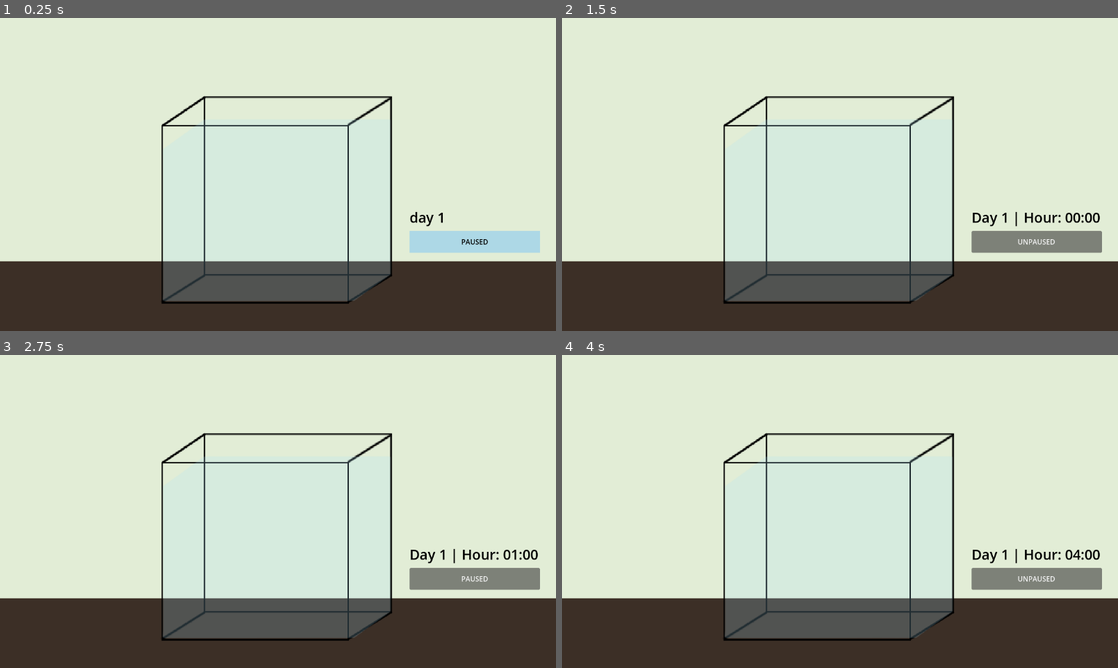
Above: before the commit, frames 1-4 (two rows, left to right).
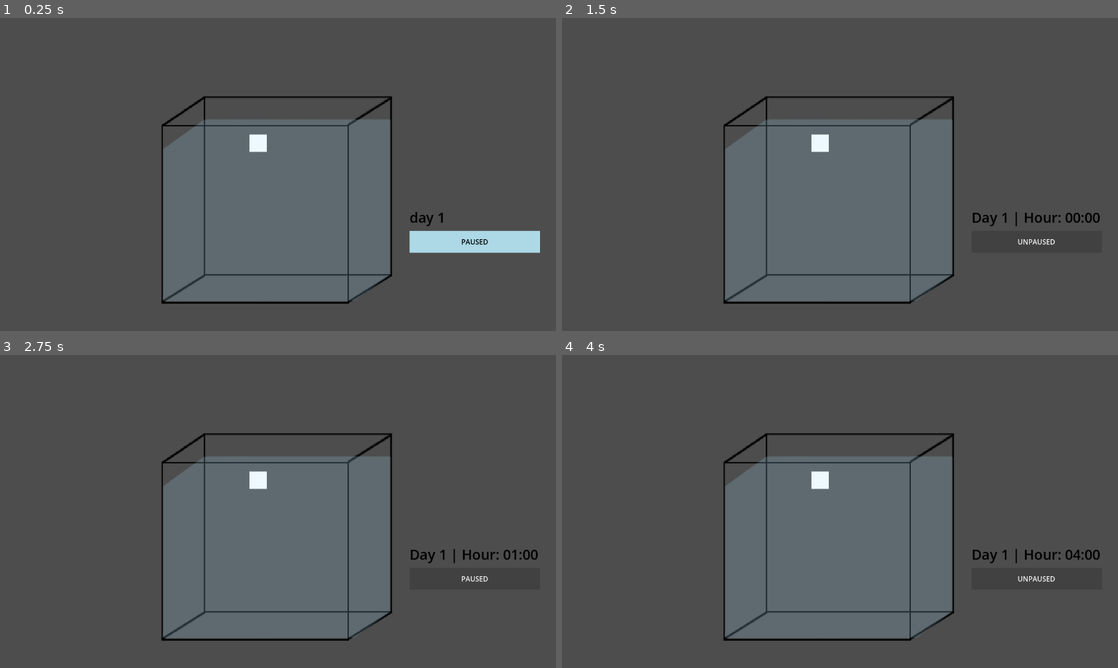
Above: after the commit, the same moments.

Repository: jac192133/Ecobana
Game: Godot game, scene res://scenes/RoomScene.tscn
The game is run twice, just before and just after one commit, with the same random seed, the same clock (stepped at 60 frames per second) and the same inputs.
Inputs:
- Up to frame 1 (0.25 s): no input
- Up to frame 2 (1.5 s): tap Enter at 0.5 s; click "PAUSED" at 1.25 s
- Up to frame 3 (2.75 s): click "UNPAUSED" at 2 s
- Up to frame 4 (4 s): tap Space (pause_toggle) at 2.75 s

The runs differ from the first frame. In frame 1, 97% of the frame differs, in the area x 0-100%, y 0-100%; in frame 2, 99%; in frame 3, 99%; in frame 4, 99%.

Commit message:
dynamic wall table concept

Diff:
--- a/godotecobana/scenes/RoomScene.tscn
+++ b/godotecobana/scenes/RoomScene.tscn
@@ -1,7 +1,5 @@
-[gd_scene load_steps=10 format=3 uid="uid://enjmj0ap4g8g"]
+[gd_scene load_steps=8 format=3 uid="uid://enjmj0ap4g8g"]
 
-[ext_resource type="Texture2D" uid="uid://2d2snvea8v4" path="res://assets/wall.png" id="1_fvtvw"]
-[ext_resource type="Texture2D" uid="uid://doa00vl4xw2uf" path="res://assets/table.png" id="3_73a6n"]
 [ext_resource type="Texture2D" uid="uid://cv2pyir3wuadn" path="res://assets/tank.png" id="4_vtdbg"]
 [ext_resource type="Texture2D" uid="uid://cmwfw2bvbrch2" path="res://assets/water.png" id="5_6y8bk"]
 [ext_resource type="Shader" path="res://shaders/water_shader.gdshader" id="5_ars8m"]
@@ -19,27 +17,17 @@
 texture_repeat = 1
 position = Vector2(574, 268)
 
-[node name="Wall" type="Sprite2D" parent="."]
-position = Vector2(95, -4)
-scale = Vector2(1.19219, 1.06667)
-texture = ExtResource("1_fvtvw")
+[node name="Wall" type="ColorRect" parent="."]
+anchors_preset = -1
+anchor_right = 1.0
+anchor_bottom = 1.0
+grow_horizontal = 2
+grow_vertical = 2
+color = Color(1, 0.854902, 0.72549, 1)
 
-[node name="Table" type="Sprite2D" parent="."]
-position = Vector2(84, 368.5)
-scale = Vector2(1.22656, 1.065)
-texture = ExtResource("3_73a6n")
-
-[node name="Tank" type="Sprite2D" parent="."]
-position = Vector2(90, 193)
-scale = Vector2(1.56255, 1.61625)
-texture = ExtResource("4_vtdbg")
-
-[node name="Water" type="Sprite2D" parent="Tank"]
-z_index = 3
-material = SubResource("ShaderMaterial_b8m4u")
-position = Vector2(-19.1368, -12.5452)
-scale = Vector2(0.199657, 0.182897)
-texture = ExtResource("5_6y8bk")
+[node name="Table" type="ColorRect" parent="."]
+offset_right = 40.0
+offset_bottom = 40.0
 
 [node name="TimeManager" type="Node" parent="."]
 script = ExtResource("7_pvwk2")
@@ -69,4 +57,16 @@
 offset_bottom = 272.0
 script = ExtResource("8_halce")
 
+[node name="Tank" type="Sprite2D" parent="."]
+position = Vector2(90, 193)
+scale = Vector2(1.56255, 1.61625)
+texture = ExtResource("4_vtdbg")
+
+[node name="Water" type="Sprite2D" parent="Tank"]
+z_index = 3
+material = SubResource("ShaderMaterial_b8m4u")
+position = Vector2(-19.1368, -12.5452)
+scale = Vector2(0.199657, 0.182897)
+texture = ExtResource("5_6y8bk")
+
 [connection signal="time_updated" from="TimeManager" to="Control/CalenderLabel" method="_on_time_manager_time_updated"]
